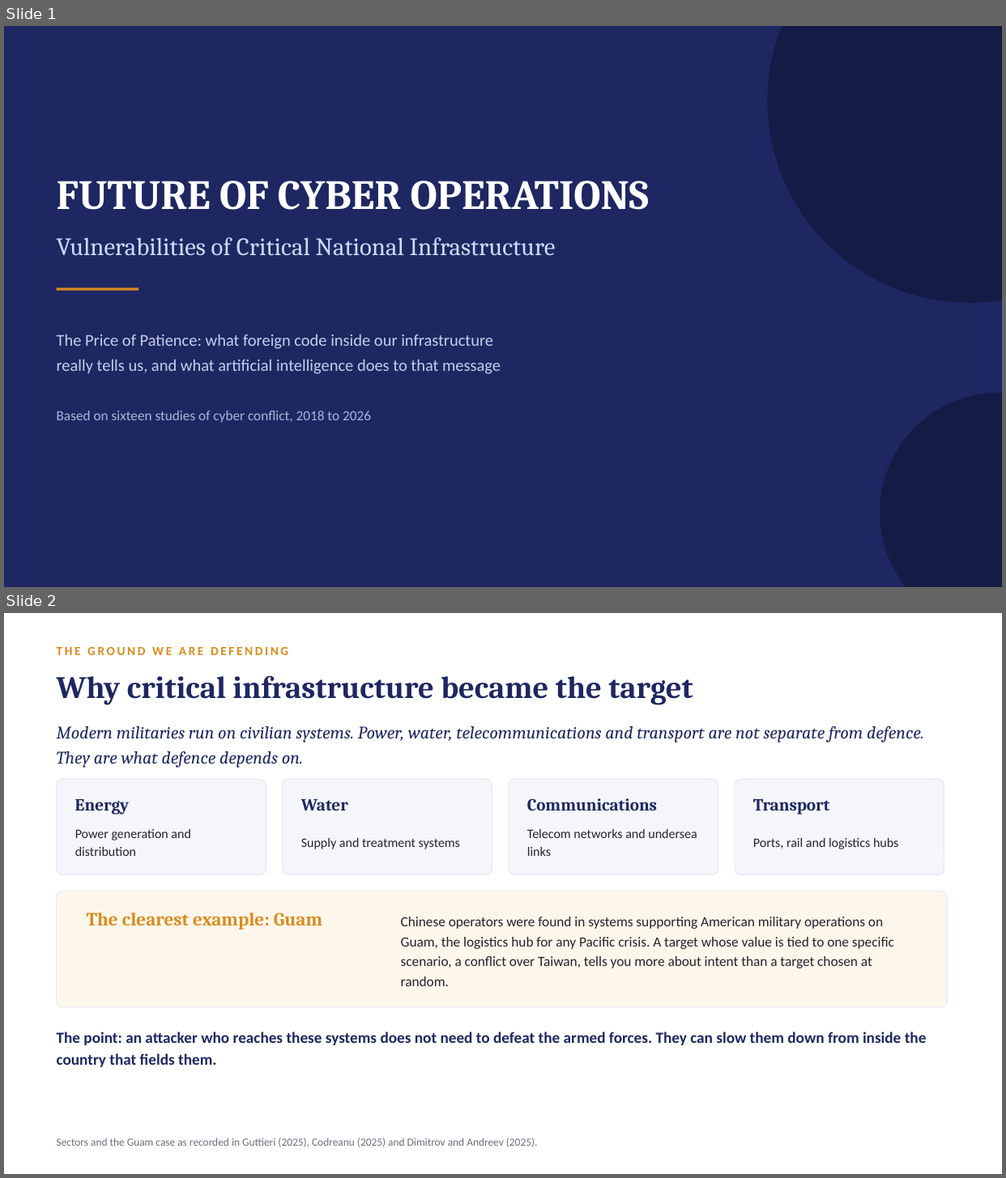
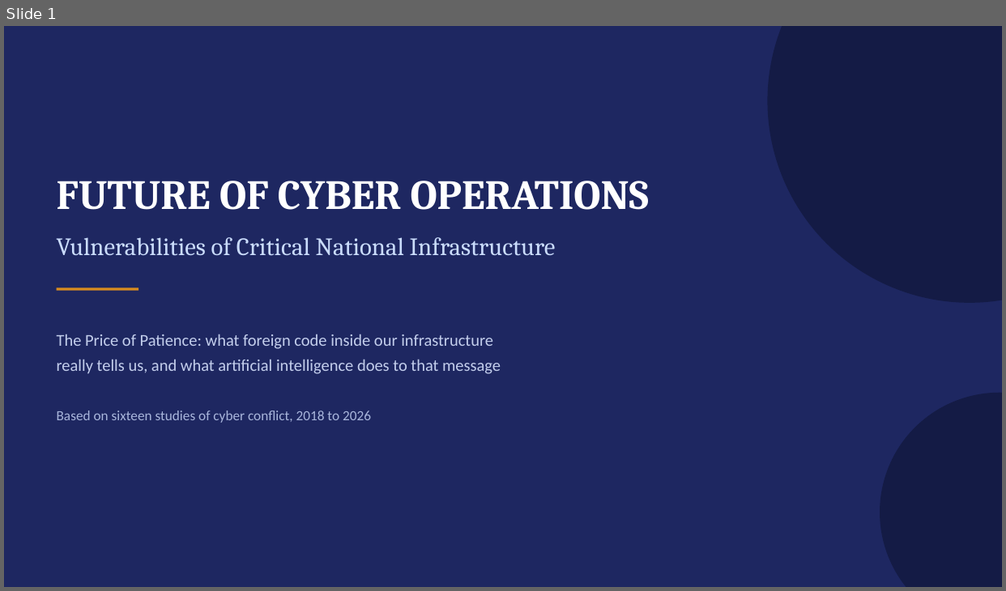
Before and after one commit to s9765fzsv8-cmyk/Claude, a slide deck: deck/price-of-patience.pptx. Shown one above the other, each under a label of ours: slides 1 and 2 before the commit, slide 1 after it. The pictures are 1006x1178 and 1006x591 pixels, drawn with LibreOffice and Linux fonts; fonts in the diff are those of the drawing. Boxes give left, top, right and bottom in pixels: in the first picture for what was removed or moved away, otherwise in the second. Text is boxed around its words. In the diff, an @@ line names an element or a change of style, - is before the commit and + after.

```diff
--- a/deck/price-of-patience.pptx
+++ b/deck/price-of-patience.pptx
@@ slide 2 removed at [4, 613, 1002, 1174], background #FFFFFF @@
@@ text removed at [57, 647, 288, 655] @@
-THE GROUND WE ARE DEFENDING
@@ text removed at [57, 675, 692, 705] @@
-Why critical infrastructure became the target
@@ text removed at [57, 726, 924, 768] @@
-Modern militaries run on civilian systems. Power, water, telecommunications and transport are not separate from defence. They are what defence depends on.
@@ rounded rectangle removed at [57, 779, 266, 875] @@
@@ rounded rectangle removed at [283, 779, 492, 875] @@
@@ rounded rectangle removed at [509, 779, 718, 875] @@
@@ rounded rectangle removed at [735, 779, 944, 875] @@
@@ text removed at [75, 799, 130, 815] @@
-Energy
@@ text removed at [301, 799, 348, 811] @@
-Water
@@ text removed at [527, 798, 657, 811] @@
-Communications
@@ text removed at [753, 798, 830, 815] @@
-Transport
@@ text removed at [75, 829, 190, 856] @@
-Power generation and distribution
@@ text removed at [527, 829, 697, 856] @@
-Telecom networks and undersea links
@@ text removed at [301, 838, 460, 850] @@
-Supply and treatment systems
@@ text removed at [753, 838, 898, 850] @@
-Ports, rail and logistics hubs
@@ rounded rectangle removed at [57, 892, 948, 1007] @@
@@ text removed at [87, 913, 322, 930] @@
-The clearest example: Guam
@@ text removed at [401, 917, 894, 986] @@
-Chinese operators were found in systems supporting American military operations on Guam, the logistics hub for any Pacific crisis. A target whose value is tied to one specific scenario, a conflict over Taiwan, tells you more about intent than a target chosen at random.
@@ text removed at [57, 1032, 927, 1067] @@
-The point: an attacker who reaches these systems does not need to defeat the armed forces. They can slow them down from inside the country that fields them.
@@ text removed at [57, 1138, 538, 1148] @@
-Sectors and the Guam case as recorded in Guttieri (2025), Codreanu (2025) and Dimitrov and Andreev (2025).
```
Also in this commit, not shown: 1 slide changed, 1 other slide removed, 1 other file.
